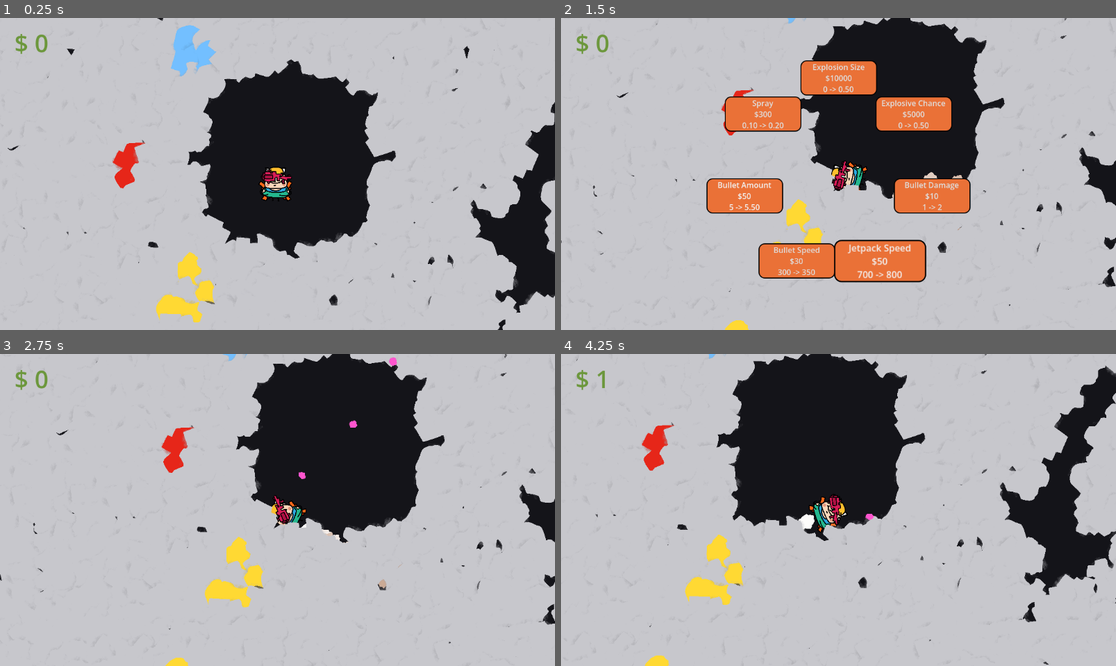
Above: before the commit, frames 1-4 (two rows, left to right).
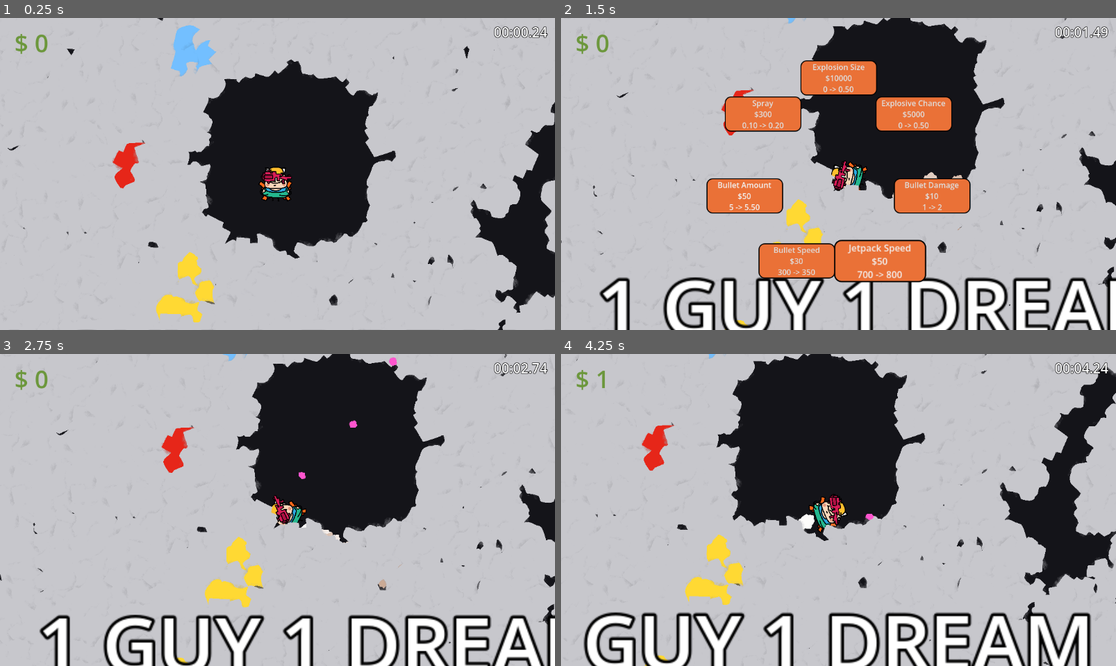
Above: after the commit, the same moments.

Repository: Henk-Studios/1guy1dream-rockhard
Game: Godot game, scene res://scene/main.tscn
Same seed, same stepped clock (60 frames per second), same inputs: the game is played once before the commit and once after it. Sound files missing from this copy of the repository are replaced by a short silence.
Inputs (mouse positions are in pixels of both pictures, inside the frame that each line leads up to):
- Up to frame 1 (0.25 s): no input
- Up to frame 2 (1.5 s): tap Enter at 0.5 s; move the mouse to (721, 46) at 0.52 s; press the mouse at (721, 46) at 0.53 s; hold Right (rightjet) 0.53-1.28 s; tap E (shop) at 0.77 s; move the mouse to (727, 189) at 1.27 s; release the mouse at (727, 189) at 1.28 s; hold Down (ui_down) from 1.28 s (still down); click (727, 189) at 1.35 s
- Up to frame 3 (2.75 s): tap E (shop) at 1.52 s; move the mouse to (333, 441) at 2.02 s; release Down (ui_down) at 2.03 s; press the mouse at (333, 441) at 2.03 s; hold Right (rightjet) from 2.03 s (still down)
- Up to frame 4 (4.25 s): move the mouse to (810, 572) at 2.77 s; release Right (rightjet) at 2.78 s; release the mouse at (810, 572) at 2.78 s; hold Up (ui_up) 2.78-3.53 s; click (810, 572) at 2.85 s; tap E (shop) at 3.02, 3.77 s; move the mouse to (1005, 556) at 3.52 s; press the mouse at (1005, 556) at 3.53 s; hold Left (leftjet) from 3.53 s (still down)

The runs differ from the first frame. In frame 1, 0.2% of the frame differs, in the area x 14-99%, y 2-100%; in frame 2, 8.5%; in frame 3, 8.3%; in frame 4, 9.4%, in the area x 4-99%, y 2-100%.

Commit message:
Added audio and more rebalance

Diff:
--- a/1-guy-1-dream-rockhard/script/the_guy.gd
+++ b/1-guy-1-dream-rockhard/script/the_guy.gd
@@ -4,10 +4,27 @@
 @export var torque_force := 900.0
 @export var max_angular_velocity := 5.0
 
+var _jetpack_audio: AudioStreamPlayer
+
 
 func _ready():
 	self.linear_damp = 1.5
 	self.angular_damp = 2.0
+	_jetpack_audio = AudioStreamPlayer.new()
+	_jetpack_audio.process_mode = Node.PROCESS_MODE_ALWAYS  # lets us stop it even when the tree is paused
+	var stream = load("res://audio/jetfart.mp3")
+	if stream is AudioStreamMP3:
+		stream.loop = true
+	_jetpack_audio.stream = stream
+	add_child(_jetpack_audio)
+	if Global.has_signal("credits"):
+		Global.credits.connect(_on_credits)
+
+func _on_credits() -> void:
+	if is_instance_valid(_jetpack_audio):
+		_jetpack_audio.stop()
+		_jetpack_audio.stream_paused = true
+		_jetpack_audio.stream = null
 
 
 
@@ -33,10 +50,15 @@
 		apply_force(right_dir * Global.jetpackspeed)
 		apply_torque(torque_force)
 
-	if Input.is_action_pressed("rightjet") or Input.is_action_pressed("leftjet"):
+	var jetting: bool = Input.is_action_pressed("rightjet") or Input.is_action_pressed("leftjet")
+	if jetting and not Global.creditsreached:
 		$jetpart.emitting = true
+		if _jetpack_audio and not _jetpack_audio.playing:
+			_jetpack_audio.play()
 	else:
 		$jetpart.emitting = false
+		if _jetpack_audio and _jetpack_audio.playing:
+			_jetpack_audio.stop()
 
 	# Clamp rotation speed
 	angular_velocity = clamp(angular_velocity, -max_angular_velocity, max_angular_velocity)
--- a/1-guy-1-dream-rockhard/scripts/main.gd
+++ b/1-guy-1-dream-rockhard/scripts/main.gd
@@ -68,6 +68,13 @@
 
 var tile_pool: Array[Tile] = []
 
+var _explosion_audio: AudioStreamPlayer
+var _music_audio: AudioStreamPlayer
+
+var _timer_label: Label
+var _elapsed: float = 0.0
+var _timer_frozen: bool = false
+
 @onready var the_guy: Node2D = $TheGuy
 @onready var free_cam: Camera2D = $FreeCam
 var _last_streamed_chunk: Vector2i = Vector2i(-2147483648, -2147483648)
@@ -113,6 +120,9 @@
 	explosive_noise.frequency = 0.15
 
 	_setup_lava()
+	_setup_audio()
+	_setup_timer_overlay()
+	_setup_title()
 
 	_clear_spawn_area(SPAWN_CELL, SPAWN_CLEAR_RADIUS)
 	var spawn_world: Vector2 = Vector2(SPAWN_CELL) * TILE_SIZE
@@ -121,6 +131,11 @@
 	update_region(spawn_world)
 
 func _process(_delta: float) -> void:
+	if not _timer_frozen:
+		_elapsed += _delta
+	if _timer_label:
+		_timer_label.text = _format_time(_elapsed)
+
 	var tracking_pos: Vector2
 	if free_cam.is_current():
 		tracking_pos = free_cam.global_position
@@ -337,7 +352,71 @@
 	for c in chained:
 		_do_break(c, EXPLOSION_OVERKILL, chain_depth + 1)
 
+func _setup_audio() -> void:
+	_explosion_audio = AudioStreamPlayer.new()
+	_explosion_audio.stream = load("res://audio/freesound_community-small-explosion-103931.mp3")
+	_explosion_audio.volume_db = -4
+	add_child(_explosion_audio)
+
+	_music_audio = AudioStreamPlayer.new()
+	var music_stream = load("res://audio/djartmusic-8-bit-console-from-my-childhood-301286.mp3")
+	if music_stream is AudioStreamMP3:
+		music_stream.loop = true
+	_music_audio.stream = music_stream
+	_music_audio.volume_db = -12
+	add_child(_music_audio)
+	_music_audio.play()
+	if Global.has_signal("credits"):
+		Global.credits.connect(_on_credits)
+
+func _on_credits() -> void:
+	if _music_audio:
+		_music_audio.stop()
+	_timer_frozen = true
+
+func _setup_timer_overlay() -> void:
+	var layer := CanvasLayer.new()
+	add_child(layer)
+	_timer_label = Label.new()
+	_timer_label.anchor_left = 1.0
+	_timer_label.anchor_right = 1.0
+	_timer_label.offset_left = -240.0
+	_timer_label.offset_top = 10.0
+	_timer_label.offset_right = -16.0
+	_timer_label.offset_bottom = 60.0
+	_timer_label.horizontal_alignment = HORIZONTAL_ALIGNMENT_RIGHT
+	_timer_label.add_theme_color_override("font_color", Color.WHITE)
+	_timer_label.add_theme_color_override("font_outline_color", Color.BLACK)
+	_timer_label.add_theme_constant_override("outline_size", 4)
+	_timer_label.add_theme_font_size_override("font_size", 28)
+	layer.add_child(_timer_label)
+
+func _setup_title() -> void:
+	var title := Label.new()
+	title.text = "1 GUY 1 DREAM\nROCKHARD"
+	title.add_theme_font_size_override("font_size", 64)
+	title.add_theme_color_override("font_color", Color.WHITE)
+	title.add_theme_color_override("font_outline_color", Color.BLACK)
+	title.add_theme_constant_override("outline_size", 10)
+	title.horizontal_alignment = HORIZONTAL_ALIGNMENT_CENTER
+	title.vertical_alignment = VERTICAL_ALIGNMENT_TOP
+	title.size = Vector2(800, 260)
+	var spawn_world: Vector2 = Vector2(SPAWN_CELL) * TILE_SIZE
+	# Centre horizontally on the spawn, a few tiles below it.
+	title.position = spawn_world + Vector2(-400, 130)
+	title.z_index = 1000
+	add_child(title)
+
+func _format_time(seconds: float) -> String:
+	var total: int = int(seconds)
+	var minutes: int = total / 60
+	var secs: int = total % 60
+	var cs: int = int((seconds - float(total)) * 100.0)
+	return "%02d:%02d.%02d" % [minutes, secs, cs]
+
 func _spawn_explosion_fx(center: Vector2i, radius: float) -> void:
+	if _explosion_audio:
+		_explosion_audio.play()
 	var p := CPUParticles2D.new()
 	p.position = Vector2(center.x * TILE_SIZE + TILE_SIZE / 2.0, center.y * TILE_SIZE + TILE_SIZE / 2.0)
 	p.one_shot = true
--- a/1-guy-1-dream-rockhard/scripts/shooting.gd
+++ b/1-guy-1-dream-rockhard/scripts/shooting.gd
@@ -7,6 +7,13 @@
 @export var particle_scene: PackedScene
 
 var _spawn_accumulator := 0.0
+var _shoot_audio: AudioStreamPlayer
+
+func _ready() -> void:
+	_shoot_audio = AudioStreamPlayer.new()
+	_shoot_audio.stream = load("res://audio/laserShoot.wav")
+	_shoot_audio.volume_db = -6
+	add_child(_shoot_audio)
 
 func _process(delta):
 	var direction = get_aim_direction()
@@ -46,3 +53,6 @@
 	var final_dir = Vector2.from_angle(base_angle + angle_offset)
 
 	particle.initialize(final_dir * Global.particle_speed)
+
+	if _shoot_audio:
+		_shoot_audio.play()
--- a/1-guy-1-dream-rockhard/scripts/tile.gd
+++ b/1-guy-1-dream-rockhard/scripts/tile.gd
@@ -41,7 +41,7 @@
 	Type.STONE_5: 2,
 	Type.GOLD: 5,
 	Type.DIAMOND: 10,
-	Type.EMERALD: 400,
+	Type.EMERALD: 30,
 	Type.EXPLOSIVE: 1,
 }
 
